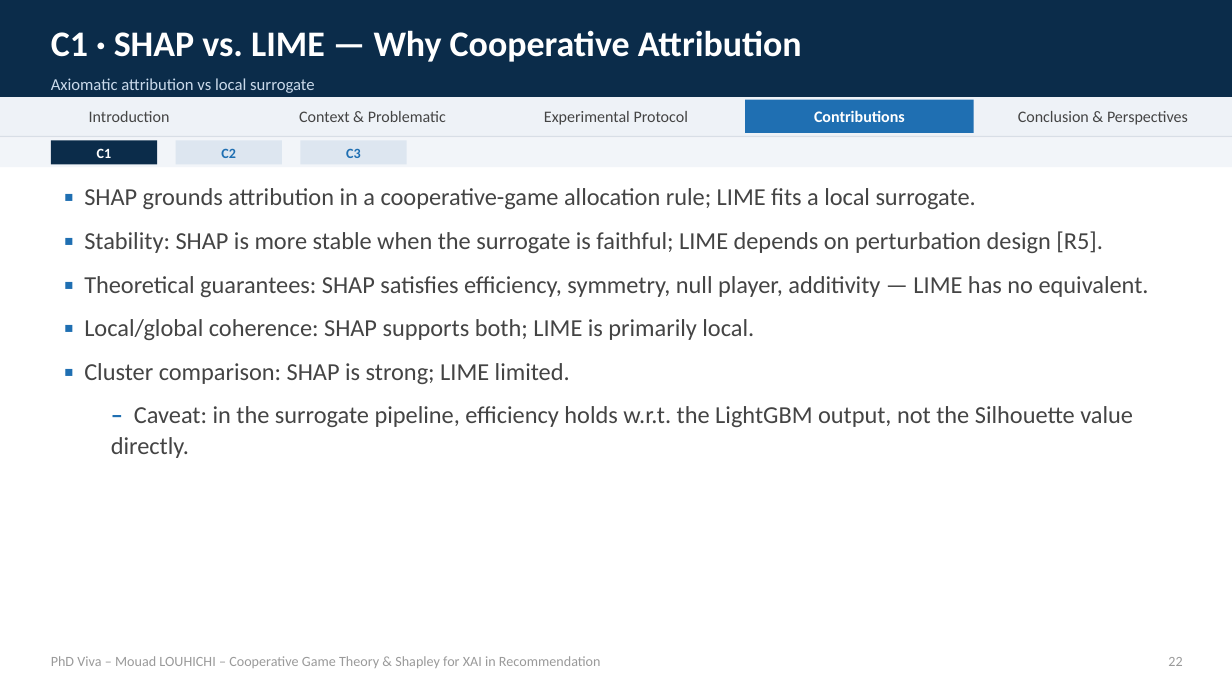
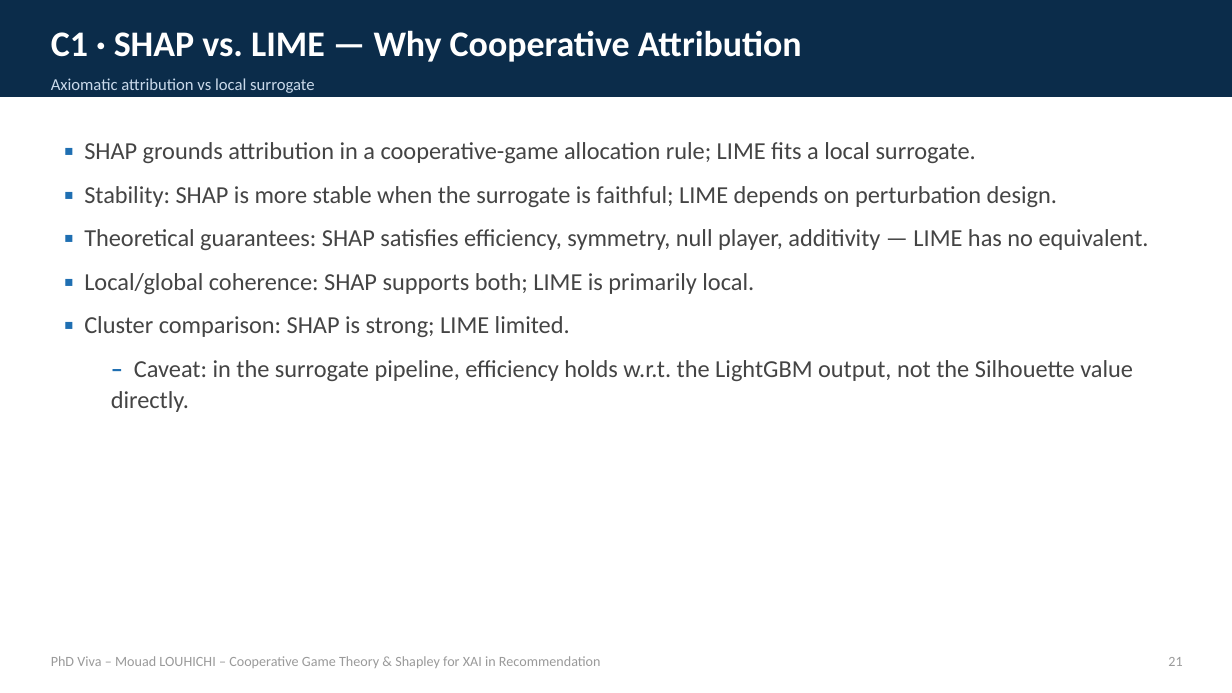
Before and after one commit to mouadlouhichi/phd-prep, a slide deck: slide 26 of viva/MOUAD_LOUHICHI_VIVA.pptx (slide 27 before the commit). Drawn at 1232x693 pixels with LibreOffice and Linux fonts; fonts in the diff are those of the drawing. Boxes give left, top, right and bottom in pixels: in the first picture for what was removed or moved away, otherwise in the second. Text is boxed around its words. In the diff, an @@ line names an element or a change of style, - is before the commit and + after.

Commit message:
Enhance 40-min viva deck (MOUAD_LOUHICHI_VIVA_40min): intro/paper-figure images, data detail, references
- build_colleague_style.py: add _ensure_figs() that generates intro/metrics
  diagrams and EXTRACTS the genuine paper figures (GameXAI workflow, DyHuCoG
  workflow) from the source PDFs into viva/_figs/ for the architecture slides.
- C1 pipeline slide uses the genuine extracted paper workflow figure.
- C3 architecture slide uses the genuine extracted DyHuCoG workflow figure.
- Intro images: motivation (cards slide), actionable insight, research-context
  evolution diagram (two-column layout on content slides).
- Research Context enriched with EU AI Act Art.13 context.
- New 'Dataset Characteristics & Why Each Was Chosen' slide (data detail).
- New 'References' slide (R1-R9: own 3 papers + SHAP/Shapley/hypergraph/EU AI Act).
- Revert the other deck (MOUAD_LOUHICHI_VIVA.pptx + build_presentation.py) to
  baseline, since enhancements belong on the 40-min deck, not the other.

```diff
--- a/viva/MOUAD_LOUHICHI_VIVA.pptx
+++ b/viva/MOUAD_LOUHICHI_VIVA.pptx
@@ rectangle removed at [0, 97, 1232, 136] @@
@@ text removed at [89, 111, 170, 122] @@
-Introduction
@@ text removed at [299, 111, 446, 122] @@
-Context & Problematic
@@ text removed at [544, 111, 688, 125] @@
-Experimental Protocol
@@ rectangle removed at [745, 100, 973, 133] @@
@@ text removed at [814, 110, 905, 122] @@
-Contributions
@@ text removed at [1018, 111, 1188, 125] @@
-Conclusion & Perspectives
@@ rectangle removed at [0, 136, 1232, 138] @@
@@ rectangle removed at [0, 138, 1232, 167] @@
@@ rectangle removed at [51, 140, 157, 165] @@
@@ text "▪ SHAP grounds attribution in ...": place and size @@
-text "▪ SHAP grounds attribution in ..." at [84, 188, 1149, 458]
+text "▪ SHAP grounds attribution in ..." at [84, 142, 1149, 412]
@@ text removed at [97, 148, 112, 158] @@
-C1
@@ rectangle removed at [176, 140, 282, 165] @@
@@ text removed at [221, 148, 236, 158] @@
-C2
@@ rectangle removed at [300, 140, 407, 165] @@
@@ text removed at [346, 148, 361, 158] @@
-C3
@@ text at [84, 186, 1057, 207]: text changed @@
-▪ Stability: SHAP is more stable when the surrogate is faithful; LIME depends on perturbation design [R5].
+▪ Stability: SHAP is more stable when the surrogate is faithful; LIME depends on perturbation design.
@@ text at [1168, 657, 1182, 666]: text changed @@
-22
+21
```
Also in this commit, not shown: 49 other slides changed, 2 slides removed, 3 other files.
